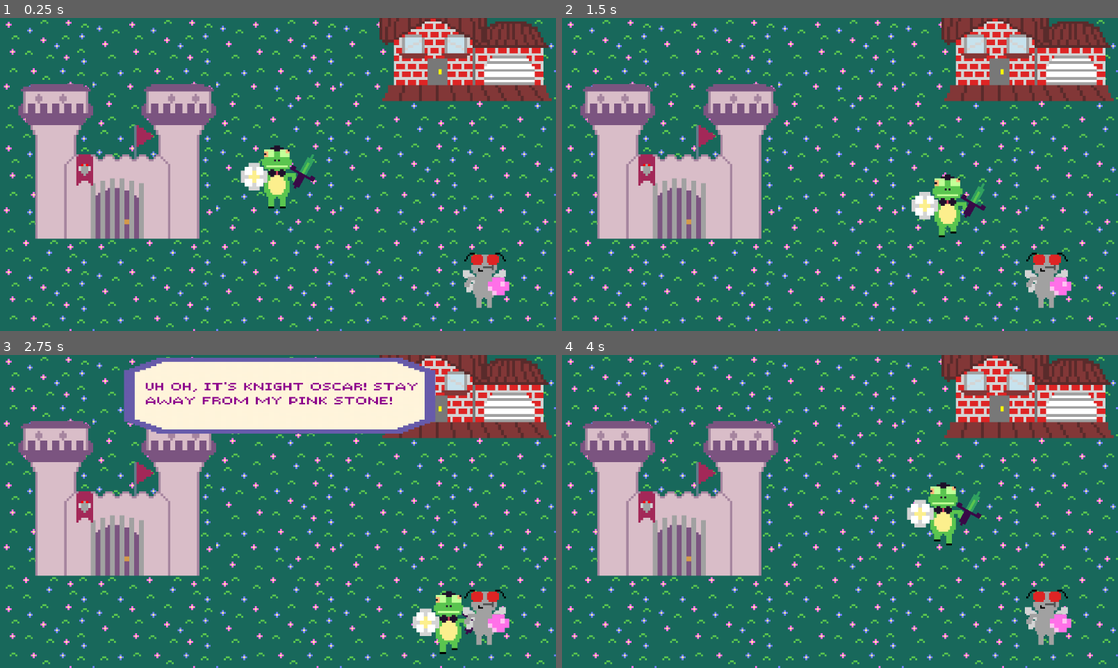
Above: before the commit, frames 1-4 (two rows, left to right).
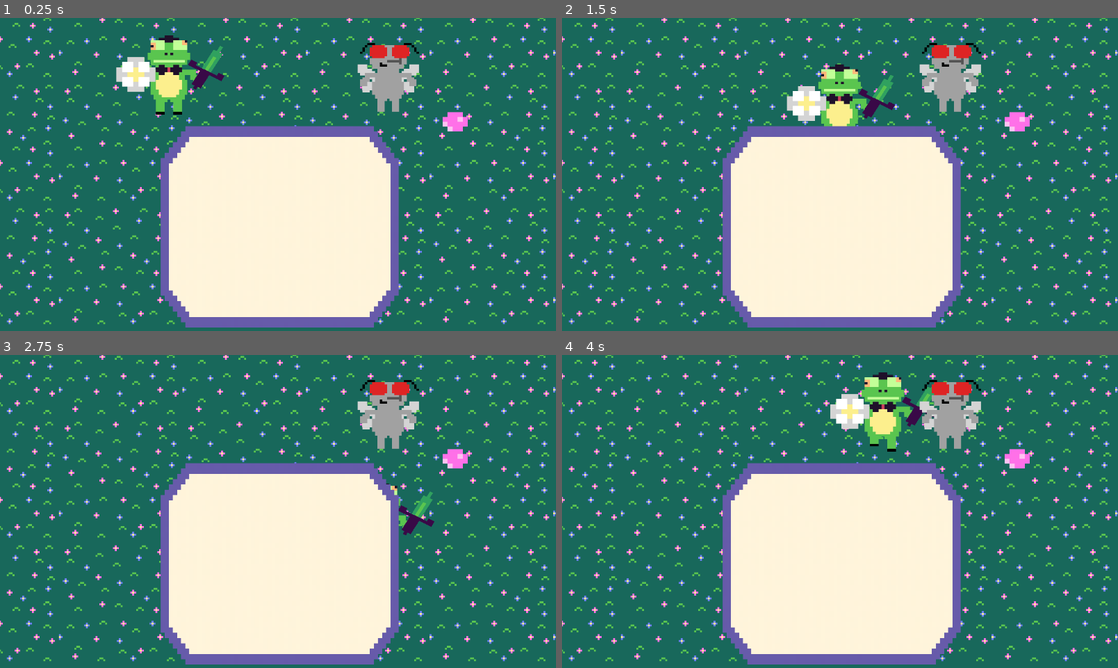
Above: after the commit, the same moments.

Repository: LivyP423/Unfrogettable
Game: Godot game, scene res://level_1.tscn
Same seed, same stepped clock (60 frames per second), same inputs: the game is played once before the commit and once after it. Before the commit the project starts from res://game.tscn.
Inputs:
- Up to frame 1 (0.25 s): no input
- Up to frame 2 (1.5 s): tap Enter at 0.5 s; hold D (right) 0.53-1.28 s; hold S (down) from 1.28 s (still down)
- Up to frame 3 (2.75 s): release S (down) at 2.03 s; hold D (right) from 2.03 s (still down)
- Up to frame 4 (4 s): release D (right) at 2.78 s; hold W (up) 2.78-3.53 s; hold A (left) from 3.53 s (still down)

The runs differ from the first frame. In frame 1, 55% of the frame differs, in the area x 0-100%, y 0-100%; in frame 2, 55%; in frame 3, 63%; in frame 4, 55%.

Commit message:
Continued level 1

Diff:
--- a/card.gd
+++ b/card.gd
@@ -5,24 +5,28 @@
 var face_down = true
 var matched = false
 
+func _ready() -> void:
+	if has_node("button"):
+		$button.pressed.connect(_on_button_pressed)
 
-# Called when the node enters the scene tree for the first time.
-func _ready() -> void:
-	$button.pressed.connect(_on_button_pressed)
+	# If spawned face up, ensure it displays the assigned animation immediately
+	if not face_down and id != "":
+		play(id)
 
+func _on_button_pressed() -> void:
+	if gamemaster and gamemaster.has_method("my_turn"):
+		gamemaster.my_turn(self)
 
-
-# Called every frame. 'delta' is the elapsed time since the previous frame.
-func _process(_delta: float) -> void:
-	pass
-
-func _on_button_pressed() -> void: #Button uses code from gamemaster
-	gamemaster.my_turn(self)
+func flip_face_down() -> void:
+	play_reversed(id)
 
 func play_reversed(anim_name: String) -> void:
+	if not sprite_frames or not sprite_frames.has_animation(anim_name):
+		return
+
 	animation = anim_name
 	var count = sprite_frames.get_frame_count(anim_name)
 	for i in range(count - 1, -1, -1):
 		frame = i
 		await get_tree().create_timer(0.07).timeout
-		face_down = true
+	face_down = true
--- a/game.gd
+++ b/game.gd
@@ -2,8 +2,8 @@
 
 @onready var oscar = $Oscar
 @onready var flyguy = $flyguypink
-@onready var box = $GUI/TextureRect
-@onready var label = $GUI/TextureRect/Label
+@onready var box = $Oscar/Camera2D/GUI/TextureRect
+@onready var label = $Oscar/Camera2D/GUI/TextureRect/Label
 # Called when the node enters the scene tree for the first time.
 func _ready() -> void:
 	box.hide()
--- a/game.tscn
+++ b/game.tscn
@@ -38,6 +38,41 @@
 
 [node name="Camera2D" type="Camera2D" parent="Oscar" unique_id=1585518271]
 
+[node name="GUI" type="Control" parent="Oscar/Camera2D" unique_id=1156663988]
+layout_mode = 3
+anchors_preset = 0
+offset_right = 40.0
+offset_bottom = 40.0
+
+[node name="TextureRect" type="TextureRect" parent="Oscar/Camera2D/GUI" unique_id=309452174]
+texture_filter = 1
+layout_mode = 1
+anchors_preset = 5
+anchor_left = 0.5
+anchor_right = 0.5
+offset_left = -350.0
+offset_top = -322.00003
+offset_right = -290.0
+offset_bottom = -282.00003
+grow_horizontal = 2
+scale = Vector2(11.119999, 4.12)
+texture = ExtResource("7_hve3p")
+
+[node name="Label" type="Label" parent="Oscar/Camera2D/GUI/TextureRect" unique_id=883681826]
+texture_filter = 1
+layout_mode = 0
+offset_left = 4.6762595
+offset_top = 12.864086
+offset_right = 143.67625
+offset_bottom = 73.864075
+scale = Vector2(0.3669061, 0.6990289)
+theme_override_colors/font_color = Color(0.60784316, 0.10980392, 0.60784316, 1)
+theme_override_fonts/font = ExtResource("8_mfdv2")
+theme_override_font_sizes/font_size = 8
+text = "Uh oh, it's Knight Oscar! Stay
+away from my pink stone!"
+uppercase = true
+
 [node name="shield" type="Sprite2D" parent="Oscar" unique_id=1616227757]
 position = Vector2(-26, 5)
 scale = Vector2(4.5432253, 4.64292)
@@ -73,40 +108,5 @@
 shape = SubResource("CircleShape2D_xrivr")
 debug_color = Color(0.8755744, 0.34478006, 5.7756904e-07, 0.41960785)
 
-[node name="GUI" type="Control" parent="." unique_id=1156663988]
-layout_mode = 3
-anchors_preset = 0
-offset_right = 40.0
-offset_bottom = 40.0
-
-[node name="TextureRect" type="TextureRect" parent="GUI" unique_id=309452174]
-texture_filter = 1
-layout_mode = 1
-anchors_preset = 5
-anchor_left = 0.5
-anchor_right = 0.5
-offset_left = -350.0
-offset_top = -322.00003
-offset_right = -290.0
-offset_bottom = -282.00003
-grow_horizontal = 2
-scale = Vector2(11.119999, 4.12)
-texture = ExtResource("7_hve3p")
-
-[node name="Label" type="Label" parent="GUI/TextureRect" unique_id=883681826]
-texture_filter = 1
-layout_mode = 0
-offset_left = 4.6762595
-offset_top = 12.864086
-offset_right = 143.67625
-offset_bottom = 73.864075
-scale = Vector2(0.3669061, 0.6990289)
-theme_override_colors/font_color = Color(0.60784316, 0.10980392, 0.60784316, 1)
-theme_override_fonts/font = ExtResource("8_mfdv2")
-theme_override_font_sizes/font_size = 8
-text = "Uh oh, it's Knight Oscar! Stay
-away from my pink stone!"
-uppercase = true
-
 [connection signal="body_entered" from="flyguypink/Area2D" to="flyguypink" method="_on_area_2d_body_entered"]
 [connection signal="body_exited" from="flyguypink/Area2D" to="flyguypink" method="_on_area_2d_body_exited"]
--- a/level_1.tscn
+++ b/level_1.tscn
@@ -1,3 +1,73 @@
 [gd_scene format=3 uid="uid://dfvpfdb1lahr2"]
 
-[node name="Level1" type="Node2D" unique_id=379701018]
+[ext_resource type="PackedScene" uid="uid://dxlsdowg60rg7" path="res://world.tscn" id="1_rka8t"]
+[ext_resource type="PackedScene" uid="uid://d1wprabv1lgn5" path="res://flyguy.tscn" id="2_5hph3"]
+[ext_resource type="Texture2D" uid="uid://btnbga6yel15g" path="res://Sprites/UI/GeneralUI.png" id="2_bjebc"]
+[ext_resource type="PackedScene" uid="uid://biohgw6xefbdm" path="res://main.tscn" id="3_5rr72"]
+[ext_resource type="PackedScene" uid="uid://dg0l5vjf2uedf" path="res://oscar.tscn" id="3_j7kpp"]
+[ext_resource type="Texture2D" uid="uid://cqov2mniudo6l" path="res://Sprites/Shield.png" id="4_bjebc"]
+[ext_resource type="Texture2D" uid="uid://ckteoai1tdvpi" path="res://Sprites/sword.png" id="5_5rr72"]
+[ext_resource type="Texture2D" uid="uid://b48cyatajwdq7" path="res://Sprites/pixil-frame-0 (10).png" id="8_1pe0h"]
+
+[node name="Node2D" type="Node2D" unique_id=322872690]
+
+[node name="world" parent="." unique_id=1747902996 instance=ExtResource("1_rka8t")]
+
+[node name="Control" type="Control" parent="." unique_id=357640139]
+layout_mode = 3
+anchors_preset = 0
+offset_left = 368.0
+offset_top = 78.0
+offset_right = 408.0
+offset_bottom = 118.0
+
+[node name="CanvasLayer" type="CanvasLayer" parent="Control" unique_id=819638779]
+layer = 2
+
+[node name="CardGame" parent="Control/CanvasLayer" unique_id=1656682532 instance=ExtResource("3_5rr72")]
+z_index = 3
+offset_left = 364.0
+offset_top = 168.0
+offset_right = 404.0
+offset_bottom = 208.0
+scale = Vector2(0.8543326, 0.81678843)
+card_scene = null
+
+[node name="GameBoard" type="TextureRect" parent="Control" unique_id=42123758]
+z_index = 2
+layout_mode = 0
+offset_left = -38.0
+offset_top = 133.0
+offset_right = 22.0
+offset_bottom = 173.0
+scale = Vector2(8.503989, 10.977682)
+texture = ExtResource("2_bjebc")
+
+[node name="Oscar" parent="." unique_id=1827571012 instance=ExtResource("3_j7kpp")]
+position = Vector2(359, 109)
+scale = Vector2(2.5359313, 2.1980472)
+
+[node name="shield" type="Sprite2D" parent="Oscar" unique_id=1912177313]
+position = Vector2(-26, 5)
+scale = Vector2(4.5432253, 4.64292)
+texture = ExtResource("4_bjebc")
+
+[node name="sword" type="Sprite2D" parent="Oscar" unique_id=939908521]
+position = Vector2(32, -3.0000014)
+rotation = 0.5074392
+scale = Vector2(2.8420389, 2.8610032)
+texture = ExtResource("5_5rr72")
+
+[node name="Gemstone" type="Sprite2D" parent="." unique_id=1147768559]
+position = Vector2(949, 213)
+scale = Vector2(10.507873, 9.880589)
+texture = ExtResource("8_1pe0h")
+region_enabled = true
+region_rect = Rect2(40.987804, 30.986658, 4.9959145, 3.989729)
+
+[node name="Camera2D" type="Camera2D" parent="." unique_id=1299225685]
+position = Vector2(582, 322)
+
+[node name="flyguy" parent="." unique_id=589937618 instance=ExtResource("2_5hph3")]
+position = Vector2(812.99994, 120.99999)
+scale = Vector2(2.207388, 1.9312882)
--- a/main.gd
+++ b/main.gd
@@ -9,44 +9,83 @@
 var matches = 0
 var lock_board = false
 
-# Called when the node enters the scene tree for the first time.
 func _ready():
 	randomize()
 	card_deck.shuffle()
 	print(card_deck)
-	card_grid.add_theme_constant_override("h_separation", 24)
-	card_grid.add_theme_constant_override("v_separation", 24)
+
+	if card_grid:
+		card_grid.add_theme_constant_override("h_separation", 24)
+		card_grid.add_theme_constant_override("v_separation", 24)
+
 	print_board()
 
 
 func print_board():
+	lock_board = true # Stop player from clicking while cards are revealing
+	var spawned_cards = [] # Keeps track of all cards to flip them collectively later
+
+	if not card_scene:
+		push_error("Card Scene is missing! Make sure res://card.tscn exists.")
+		return
+
 	for item in card_deck:
-		if card_scene:
-			var card = card_scene.instantiate()
-			card.id = item
-			card.gamemaster = self
-			# The GridContainer can only arrange Controls, so we give each Node2D card a Control wrapper. card.tscn itself is untouched.
-			var card_size = card.get_sprite_frames().get_frame_texture("default", 0).get_size() * 2.5
-			var wrapper = Control.new()
-			wrapper.custom_minimum_size = card_size
-			wrapper.mouse_filter = Control.MOUSE_FILTER_IGNORE
-			card.scale = Vector2(2.5, 2.5)
-			card.position = card_size / 2
-			wrapper.add_child(card)
-			card_grid.add_child(wrapper)
+		await get_tree().create_timer(0.1).timeout # Reduced delay for faster initial layout pass
+
+		var card = card_scene.instantiate()
+
+		# Set Z-index high so Node2D renders over world background elements
+		card.z_index = 10
+		card.z_as_relative = false # Ignores parent Control Z-index restrictions
+
+		# Start face up so the player sees what it is
+		card.face_down = false
+		card.id = item
+		card.gamemaster = self
+
+		# GridContainer layout wrapper setup
+		var card_size = card.get_sprite_frames().get_frame_texture("default", 0).get_size() * 2.5
+		var wrapper = Control.new()
+		wrapper.custom_minimum_size = card_size
+		wrapper.mouse_filter = Control.MOUSE_FILTER_IGNORE
+
+		card.scale = Vector2(2.5, 2.5)
+		card.position = card_size / 2
+
+		wrapper.add_child(card)
+		card_grid.add_child(wrapper)
+
+		# Trigger visual update after parent addition
+		if card.has_method("play"):
+			card.play(card.id)
+
+		spawned_cards.append(card)
+
+	# All cards are on the board; wait before flipping down
+	await get_tree().create_timer(1.5).timeout
+
+	for card in spawned_cards:
+		if is_instance_valid(card):
+			card.flip_face_down()
+
+	lock_board = false
+
 
 func my_turn(card):
 	if lock_board or pickedcards >= 2 or card.matched or not card.face_down:
 		return
-	else:
-		card.play(card.id)
-		card.face_down = false
-		current_hand.append(card)
-		pickedcards += 1
+
+	card.play(card.id)
+	card.face_down = false
+	current_hand.append(card)
+	pickedcards += 1
+
 	if pickedcards == 2:
 		is_matching_hand()
 
+
 func is_matching_hand():
+	# Safely compare card 0 against card 1 in the hand
 	if current_hand[0].id == current_hand[1].id:
 		print("MATCH!")
 		matches += 1
@@ -60,8 +99,10 @@
 		await get_tree().create_timer(1.0).timeout
 		for item in current_hand:
 			item.play_reversed(item.id)
-			lock_board = false
+		lock_board = false
+
 	current_hand.clear()
 	pickedcards = 0
+
 	if matches == card_deck.size() / 2:
 		print("You win!")
--- a/main.tscn
+++ b/main.tscn
@@ -1,9 +1,9 @@
 [gd_scene format=3 uid="uid://biohgw6xefbdm"]
 
 [ext_resource type="Script" uid="uid://d2gvwk3uvvkgf" path="res://main.gd" id="1_ig7tw"]
-[ext_resource type="PackedScene" uid="uid://bko0w6yb7gv7t" path="res://card.tscn" id="2_0xm2m"]
 
 [node name="CardGame" type="Control" unique_id=1656682532]
+z_index = 4
 layout_mode = 3
 anchors_preset = 8
 anchor_left = 0.5
@@ -17,10 +17,9 @@
 grow_horizontal = 2
 grow_vertical = 2
 script = ExtResource("1_ig7tw")
-card_scene = ExtResource("2_0xm2m")
 
 [node name="GridContainer" type="GridContainer" parent="." unique_id=1692612520]
-z_index = 2
+z_index = 5
 layout_mode = 1
 anchors_preset = 8
 anchor_left = 0.5
--- a/project.godot
+++ b/project.godot
@@ -11,7 +11,7 @@
 [application]
 
 config/name="Unfroggettable (Copy)"
-run/main_scene="uid://c6qrjwvcg7jd5"
+run/main_scene="uid://dfvpfdb1lahr2"
 config/features=PackedStringArray("4.7", "Forward Plus")
 config/icon="res://icon.svg"
 
@@ -21,7 +21,8 @@
 
 [display]
 
-window/stretch/mode="viewport"
+window/stretch/mode="canvas_items"
+window/stretch/aspect="expand"
 window/stretch/scale_mode="integer"
 
 [input]
--- a/world.tscn
+++ b/world.tscn
@@ -42,8 +42,6 @@
 tile_map_data = PackedByteArray("AAD+//7/AAAAAAAAAAD+////AAAAAAEAAAD+/wAAAAAAAAIAAAD+/wEAAAAAAAMAAAD///7/AAABAAAAAAD/// …(36528 unchanged characters)…
 tile_set = SubResource("TileSet_7f2x3")
 
-[node name="Camera2D" type="Camera2D" parent="." unique_id=1441013042]
-
 [node name="Castle" type="Sprite2D" parent="." unique_id=459442197]
 texture_filter = 1
 position = Vector2(-333, -26.999998)
